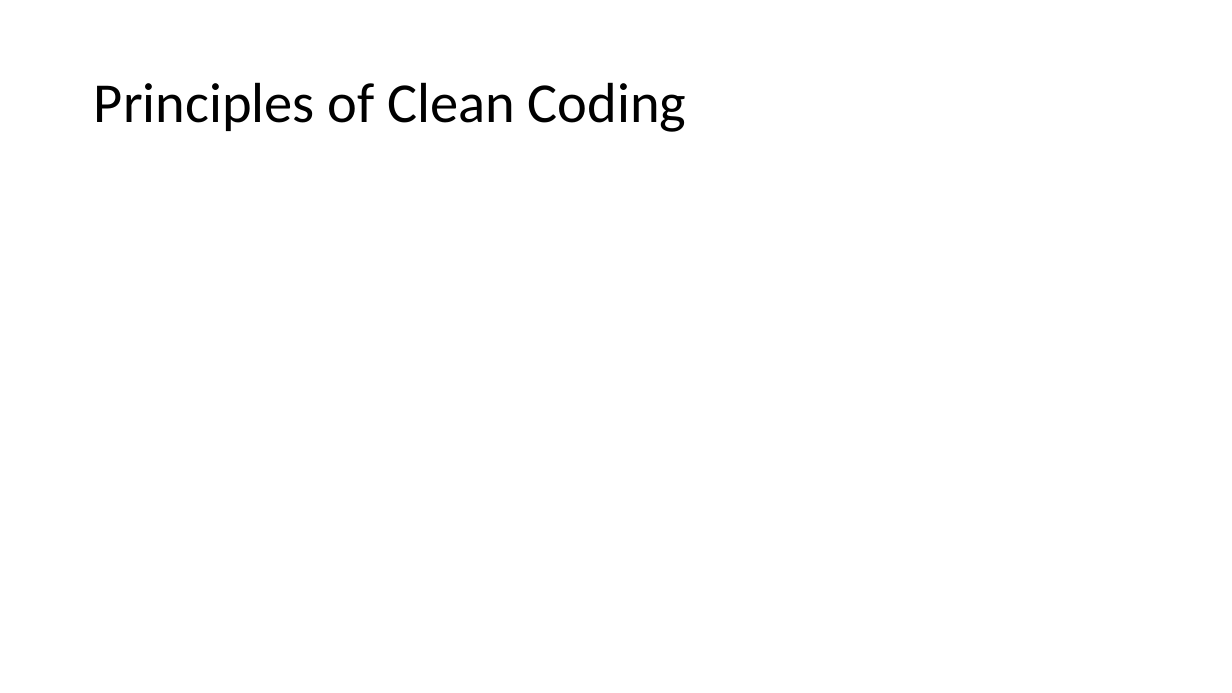
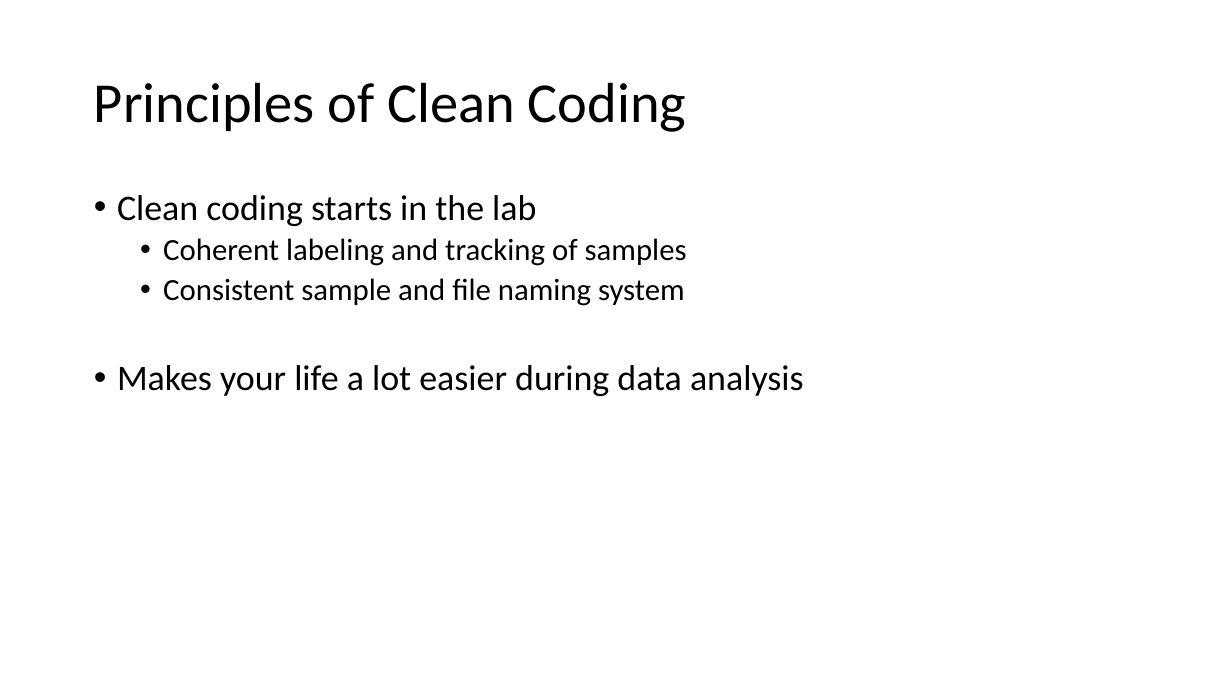
Before and after one commit to jstinzi/R-UNM-Biology-Workshop, a slide deck: slide 5 of Beginner Workshop/Introductory Concepts in R.pptx (slide 4 before the commit). Drawn at 1232x693 pixels with LibreOffice and Linux fonts; fonts in the diff are those of the drawing. Boxes give left, top, right and bottom in pixels: in the first picture for what was removed or moved away, otherwise in the second. Text is boxed around its words. In the diff, an @@ line names an element or a change of style, - is before the commit and + after.

```diff
--- a/Beginner Workshop/Introductory Concepts in R.pptx
+++ b/Beginner Workshop/Introductory Concepts in R.pptx
@@ text added at [117, 195, 804, 396], 24 pt, text #000000 @@
+• Clean coding starts in the lab
+  • Coherent labeling and tracking of samples
+  • Consistent sample and file naming system
+• Makes your life a lot easier during data analysis
```
Also in this commit, not shown: 4 slides added, 2 slides removed, 6 other files.
